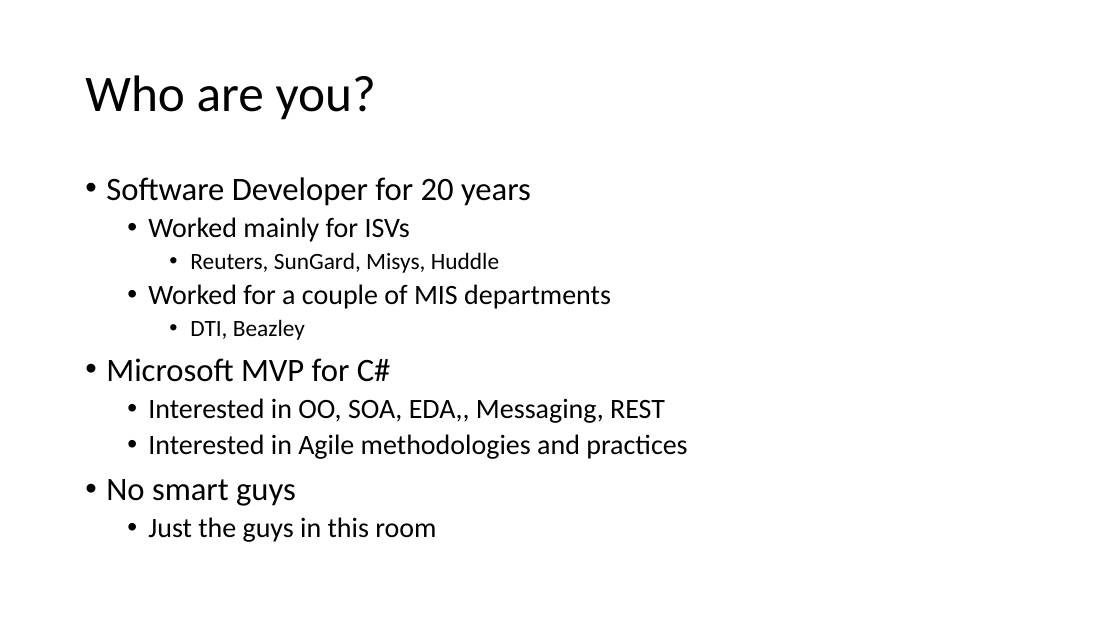
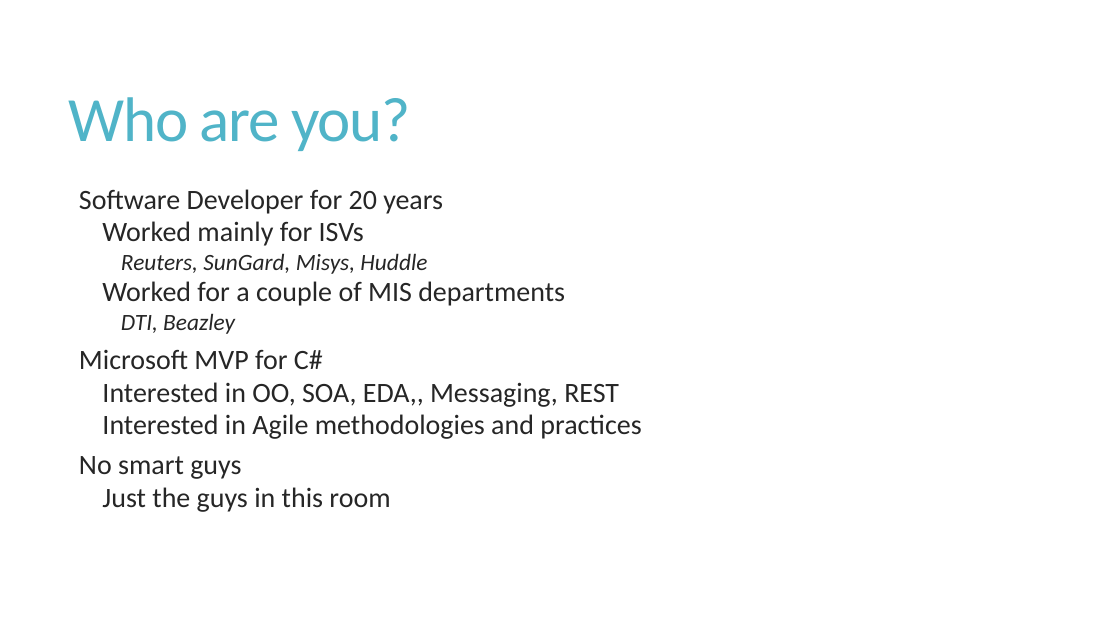
Before and after one commit to iancooper/Presentations, a slide deck: slide 2 of 12-factor apps in .NET (Short).pptx. Drawn at 1120x630 pixels with LibreOffice and Linux fonts; fonts in the diff are those of the drawing. Boxes give left, top, right and bottom in pixels: in the first picture for what was removed or moved away, otherwise in the second. Text is boxed around its words. In the diff, an @@ line names an element or a change of style, - is before the commit and + after.

```diff
--- a/12-factor apps in .NET (Short).pptx
+++ b/12-factor apps in .NET (Short).pptx
@@ title "Who are you?": place and size @@
-title "Who are you?" at [85,75,376,120]
+title "Who are you?" at [69,97,410,151]
@@ title "Who are you?" at [69,97,410,151]: size 44 to 54 pt, text colour #000000 to #50B4C8, letter spacing 0 to -1.2 pt; line spacing 0.9 to 0.85 @@
@@ text "Software Developer for 20 years": place and size @@
-text "Software Developer for 20 years" at [106,177,687,542]
+text "Software Developer for 20 years" at [79,189,641,512]
@@ text "Software Developer for 20 years" at [79,189,641,512]: size 28 to 24 pt in "Software Developer for 20 years", "Microsoft MVP for C#", "No smart guys"; text colour #000000 to #262626; italic on in "Reuters, SunGard, Misys, Huddle", "DTI, Beazley"; bullet • to  ; line spacing 0.9 to 0.75; more space between paragraphs @@
```
Also in this commit, not shown: 22 other slides changed, 19 slides added, 15 slides removed.
